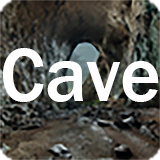
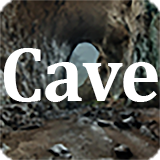
Layers edited between the first and the second w=160, h=160 image:
painted on "Cave" over [3, 48, 159, 102]
